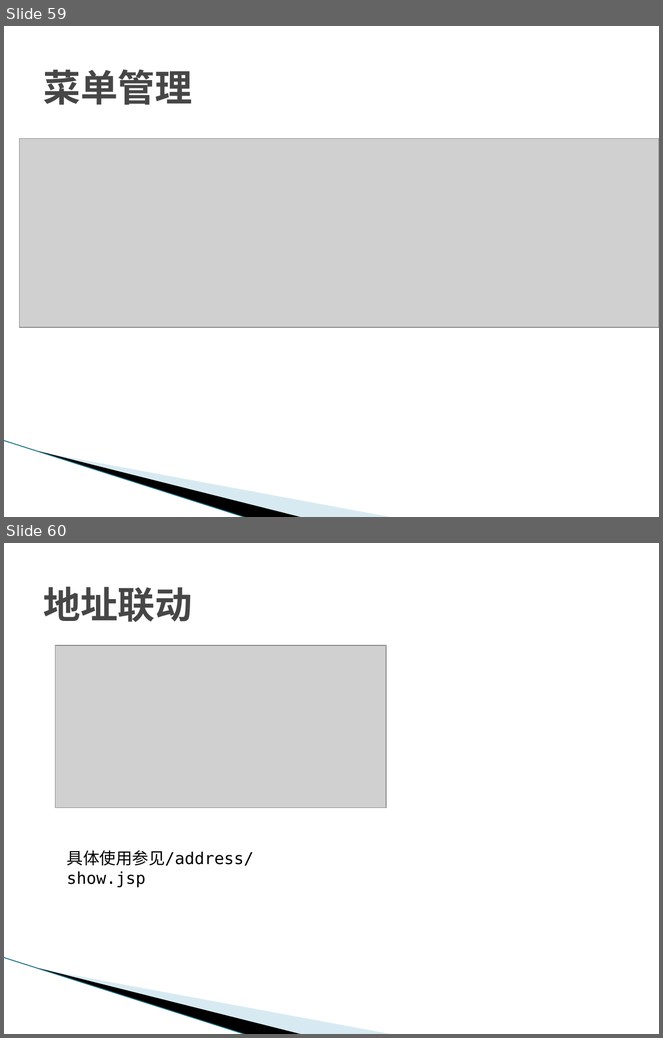
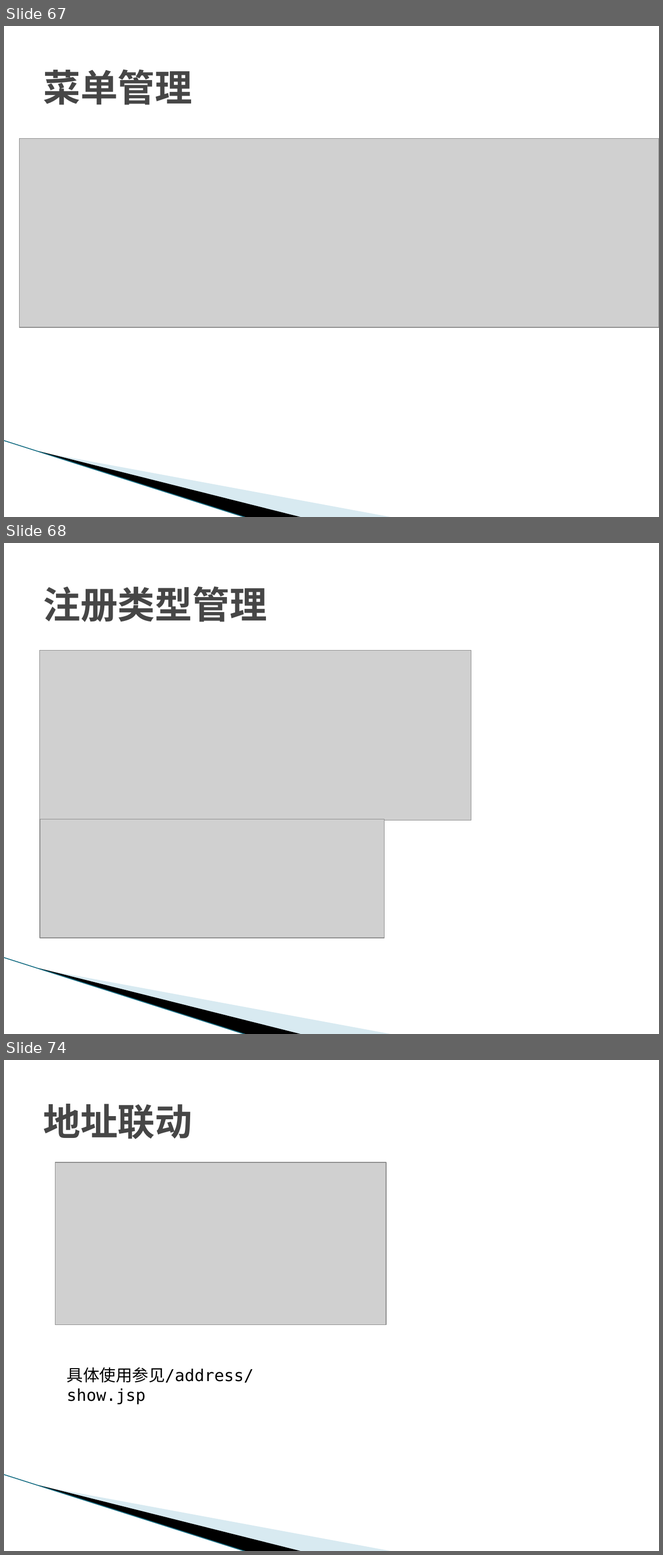
Before and after one commit to SunflowersOfJava/simba, a slide deck: doc/框架使用说明_1.1.15.pptx. Shown one above the other, each under a label of ours: slides 59 and 60 before the commit, slides 67, 68 and 74 after it; the slides between them are not shown. The pictures are 663x1038 and 663x1555 pixels, drawn with LibreOffice and Linux fonts; fonts in the diff are those of the drawing; grey boxes stand for pictures; background and template pictures are left out. Boxes give left, top, right and bottom in pixels: in the first picture for what was removed or moved away, otherwise in the second. Text is boxed around its words. In the diff, an @@ line names an element or a change of style, - is before the commit and + after.

```diff
--- a/doc/框架使用说明_1.1.15.pptx
+++ b/doc/框架使用说明_1.1.15.pptx
@@ slide 68 added at [4, 543, 659, 1034], background #FFFFFF; not listed: 3 template elements that a slide beside it also shows @@
@@ title added at [43, 586, 267, 622], 41 pt, text #464646, bold @@
+注册类型管理
@@ picture added at [40, 651, 471, 820] @@
@@ picture added at [40, 820, 385, 938] @@
@@ what was slide 59 is now slide 67 @@
@@ what was slide 60 is now slide 74 @@
```
Also in this commit, not shown: 4 slides changed, 25 other slides added, 6 slides removed.
